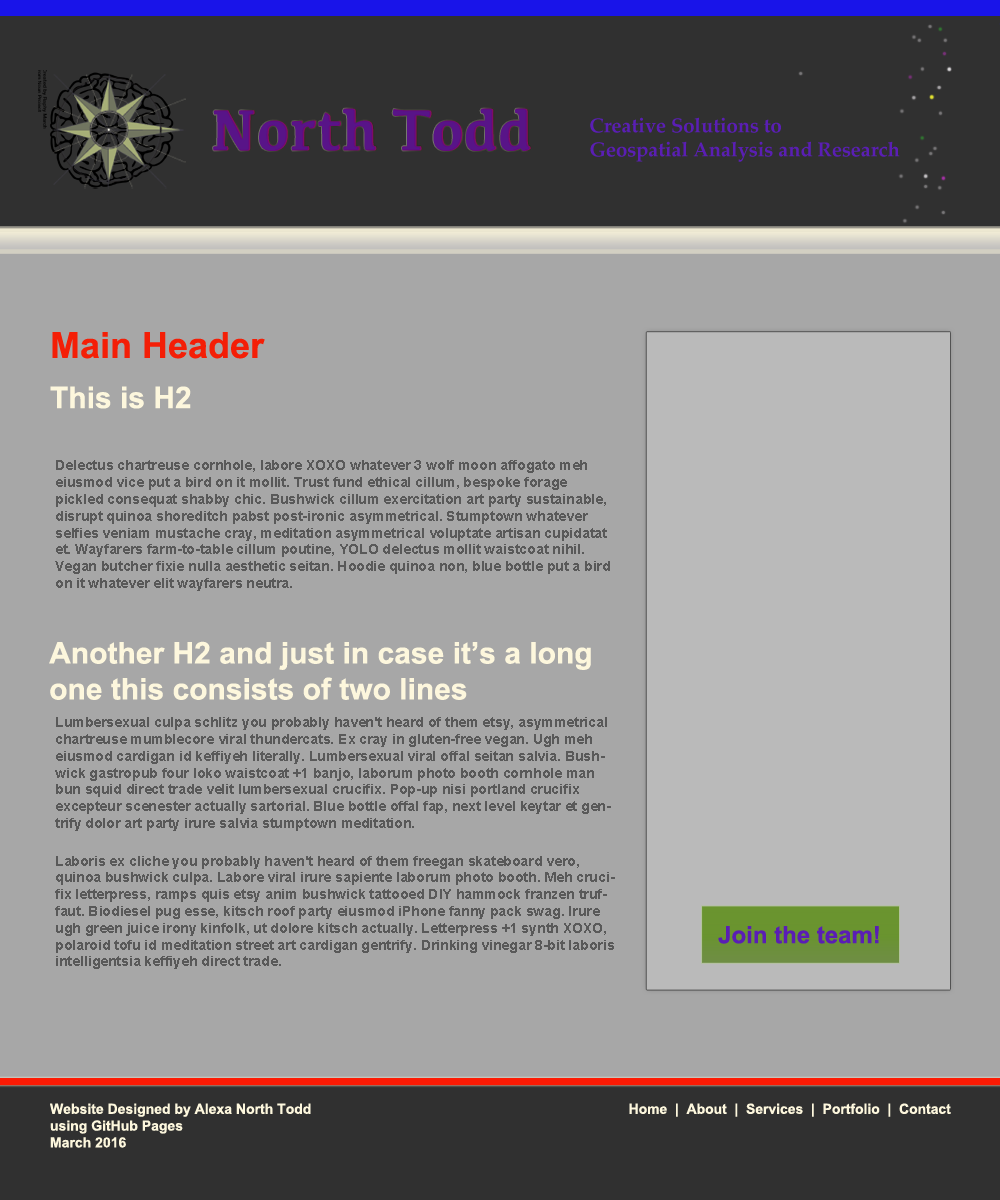
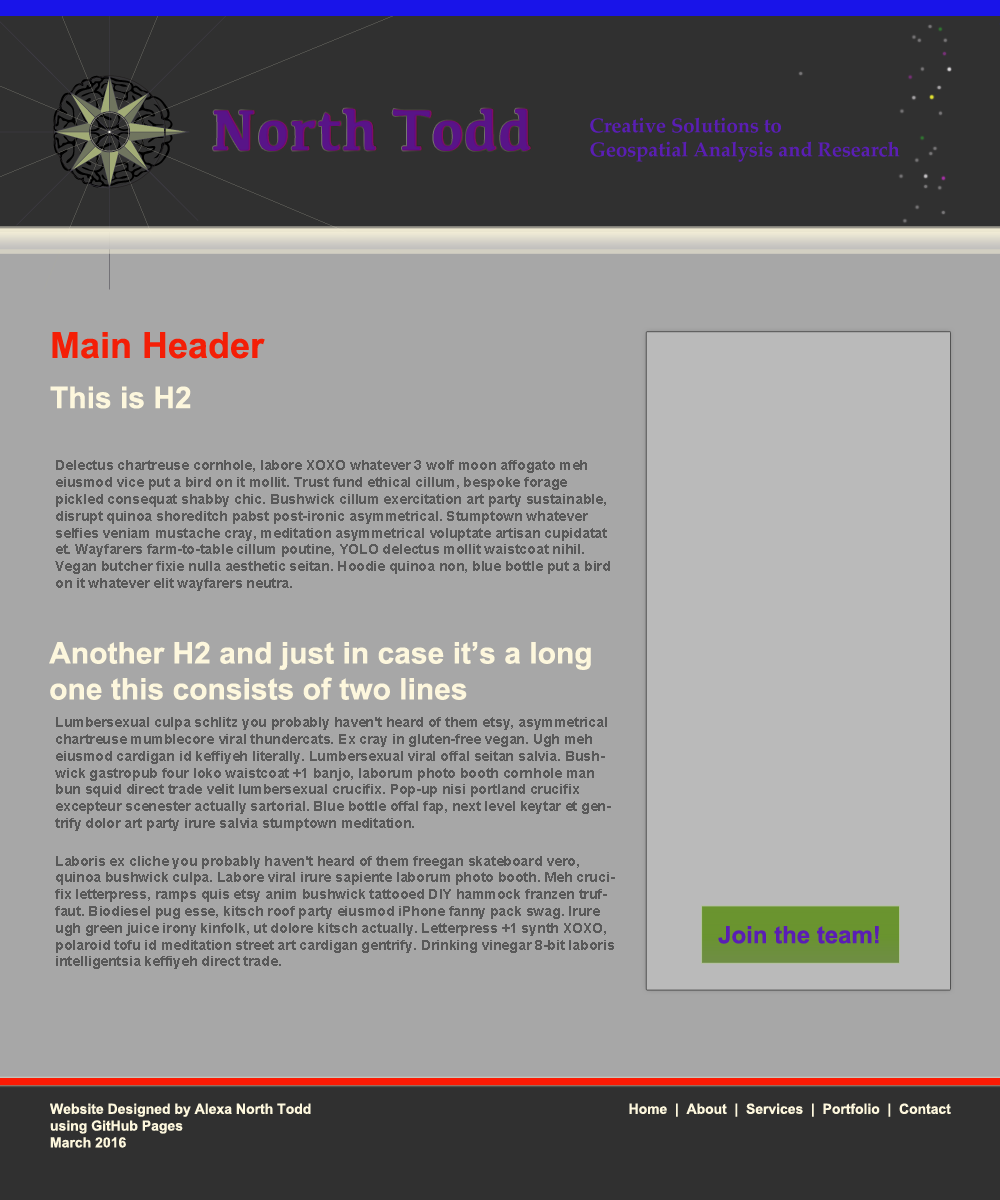
The second 1000 × 1200 image is a revision of the first. Changes to its layers:
added layer "Vector Smart Object" (1st of 4, in "Banner" › "Logo") in group "Logo" over bbox(0, 16, 401, 291)
hid "Layer 1" over bbox(38, 70, 186, 189)
